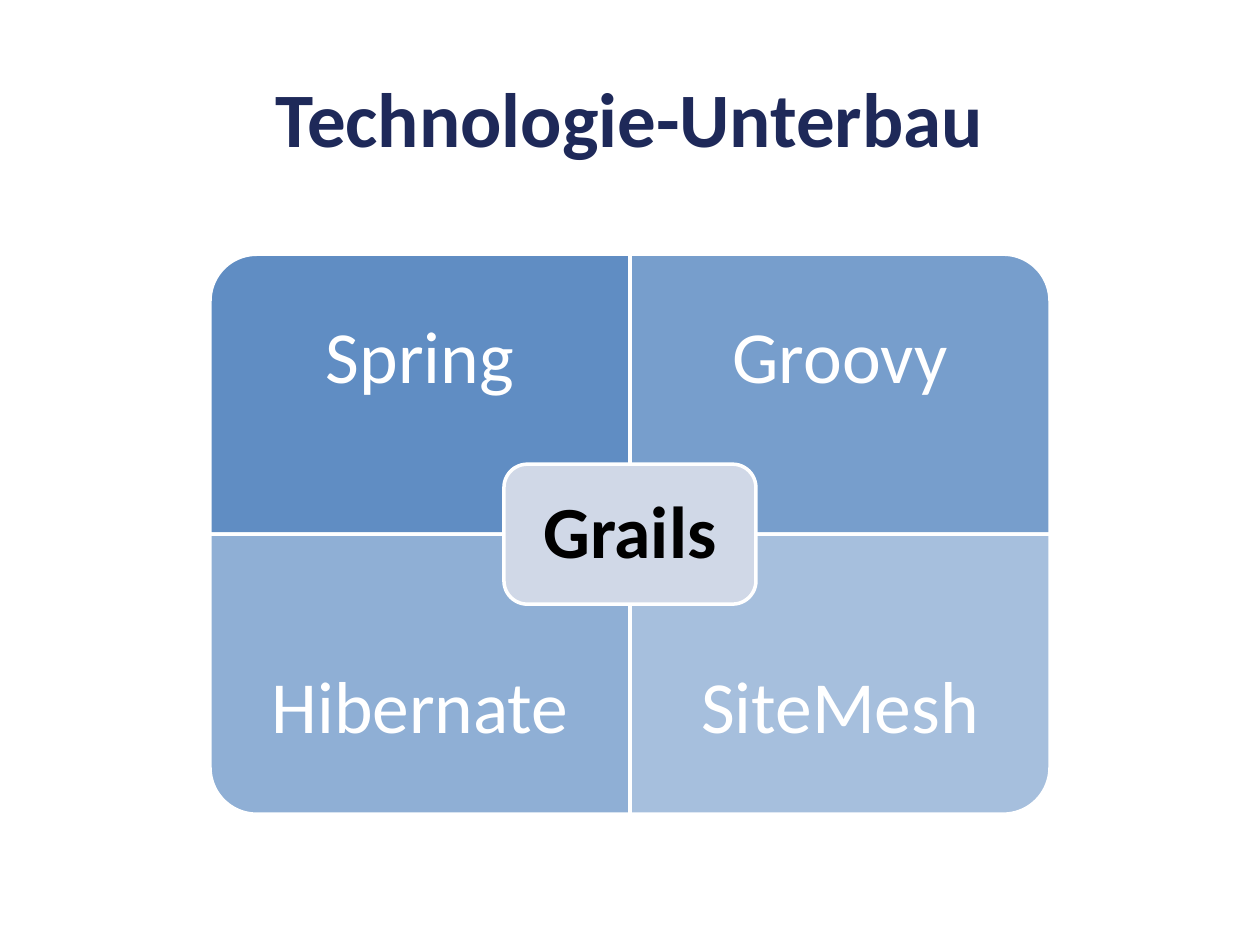
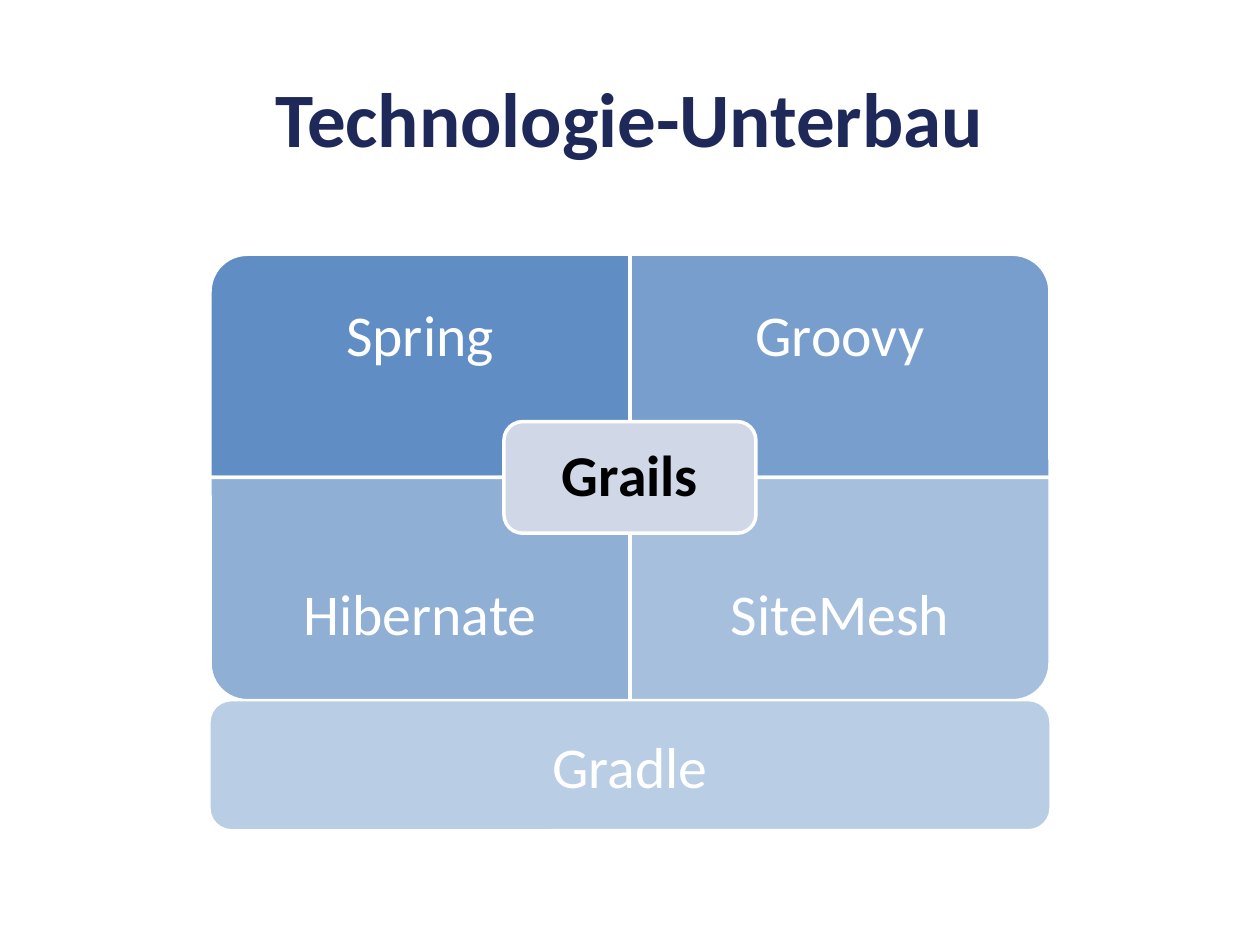
Before and after one commit to opitzconsulting/newsletter-grails-angular, a slide deck: slide 13 of Presentation.pptx. Drawn at 1260x945 pixels with LibreOffice and Linux fonts; fonts in the diff are those of the drawing; background and template pictures are left out. Boxes give left, top, right and bottom in pixels: in the first picture for what was removed or moved away, otherwise in the second. Text is boxed around its words. In the diff, an @@ line names an element or a change of style, - is before the commit and + after.

```diff
--- a/Presentation.pptx
+++ b/Presentation.pptx
@@ round rect: place and size @@
-round rect at bbox=[210, 254, 629, 534]
+round rect at bbox=[210, 255, 630, 478]
@@ round rect: place and size @@
-round rect at bbox=[630, 255, 1050, 534]
+round rect at bbox=[630, 255, 1050, 478]
@@ rounded rectangle: place and size @@
-rounded rectangle at bbox=[504, 464, 756, 604]
+rounded rectangle at bbox=[504, 422, 756, 534]
@@ text "Grails": place and size @@
-text "Grails" at bbox=[543, 506, 716, 559]
+text "Grails" at bbox=[562, 455, 698, 497]
@@ round rect: place and size @@
-round rect at bbox=[210, 534, 630, 814]
+round rect at bbox=[210, 478, 630, 701]
@@ round rect: place and size @@
-round rect at bbox=[631, 534, 1050, 813]
+round rect at bbox=[630, 478, 1050, 701]
@@ text "Hibernate": place and size @@
-text "Hibernate" at bbox=[271, 682, 568, 734]
+text "Hibernate" at bbox=[303, 595, 536, 636]
@@ size 42 to 33 pt; less space between paragraphs in 5 elements at bbox=[346, 316, 494, 366], bbox=[756, 318, 925, 365], bbox=[562, 455, 698, 497], bbox=[303, 595, 536, 636], bbox=[731, 595, 949, 635] @@
@@ text "SiteMesh": place and size @@
-text "SiteMesh" at bbox=[701, 682, 979, 734]
+text "SiteMesh" at bbox=[731, 595, 949, 635]
@@ rounded rectangle added at bbox=[210, 701, 1051, 829], fill #B9CDE5, outline #FFFFFF 0.75 pt, 33 pt, text #FFFFFF @@
+Gradle
```
Also in this commit, not shown: 2 other slides changed, 1 slide added, 1 slide removed, 3 other files.
